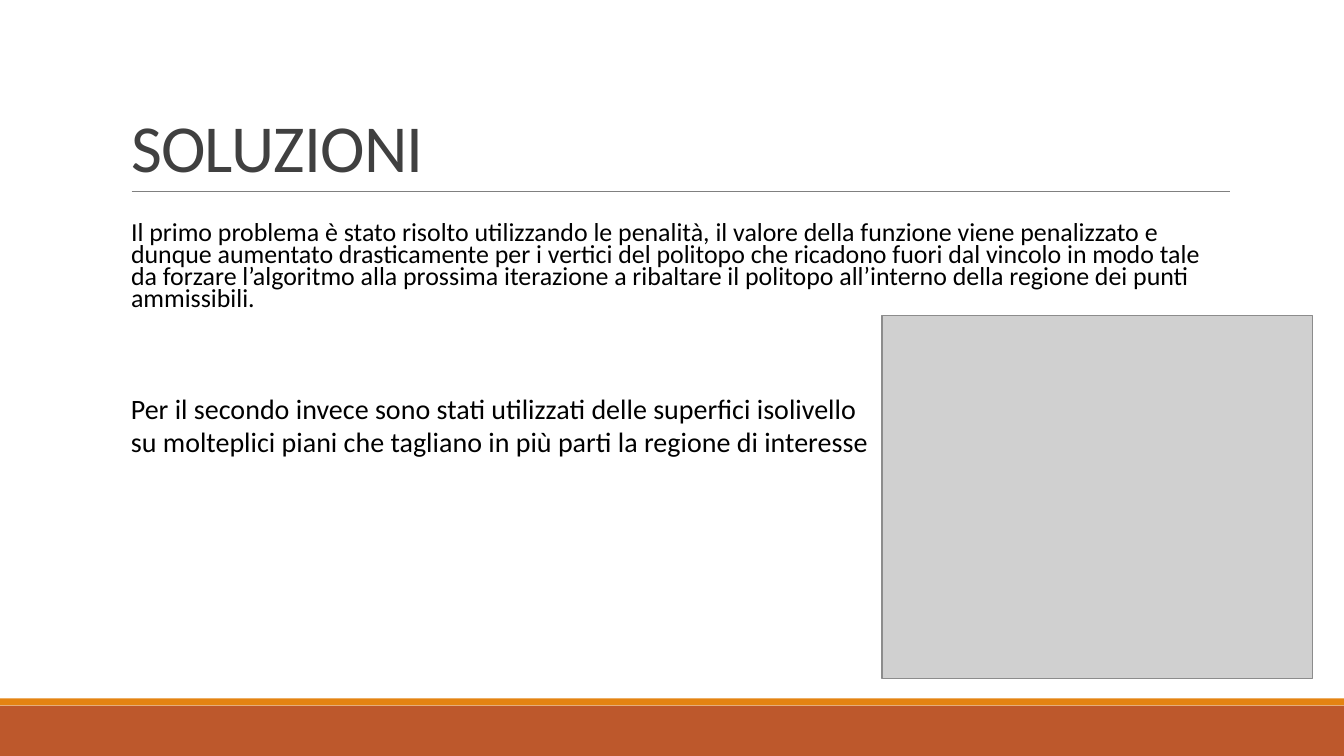
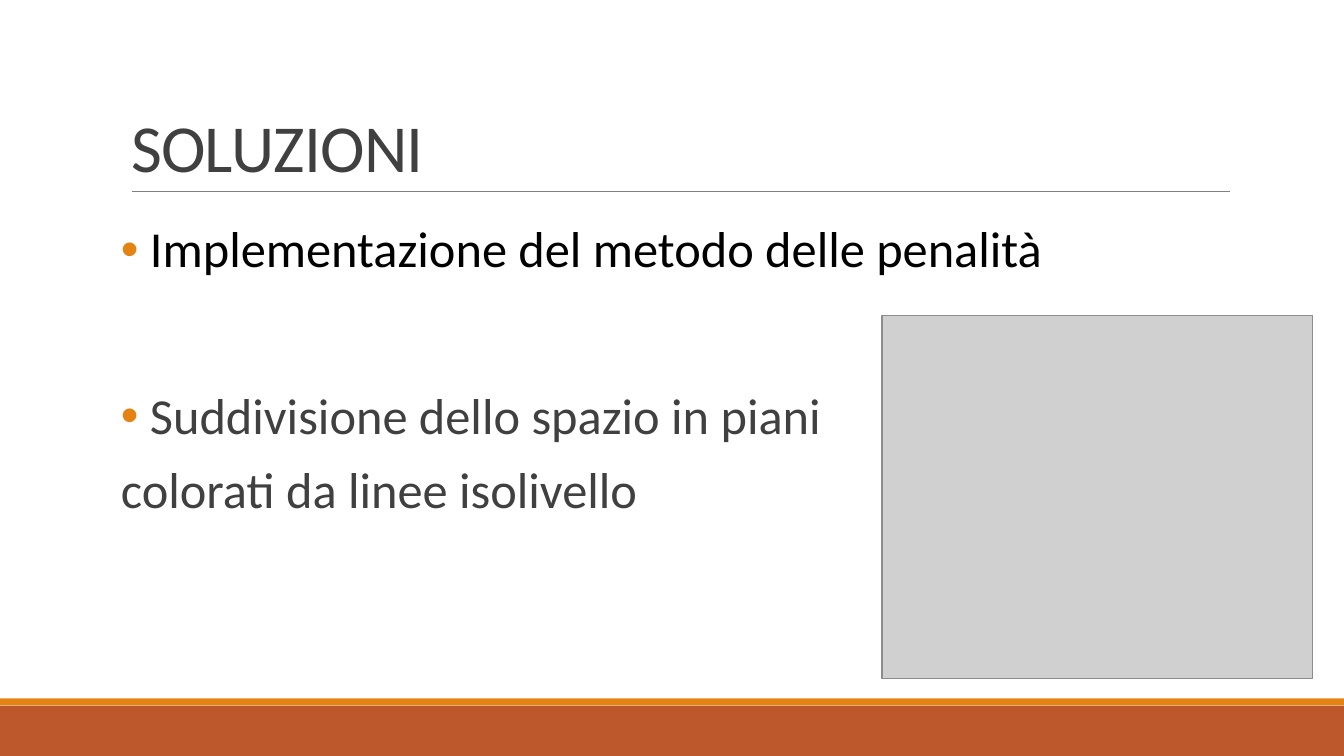
Before and after one commit to baldimario/Simplex, a slide deck: slide 14 of IDENTICAZIONE SISTEMA DI CARICHE PUNTIFORMI DA MISURE DI.pptx (slide 12 before the commit). Drawn at 1344x756 pixels with LibreOffice and Linux fonts; fonts in the diff are those of the drawing; grey boxes stand for pictures. Boxes give left, top, right and bottom in pixels: in the first picture for what was removed or moved away, otherwise in the second. Text is boxed around its words. In the diff, an @@ line names an element or a change of style, - is before the commit and + after.

```diff
--- a/IDENTICAZIONE SISTEMA DI CARICHE PUNTIFORMI DA MISURE DI.pptx
+++ b/IDENTICAZIONE SISTEMA DI CARICHE PUNTIFORMI DA MISURE DI.pptx
@@ text at (150,232,1042,275): text changed; size 18.5 to 36 pt @@
-  Il primo problema è stato risolto utilizzando le penalità, il valore della funzione viene penalizzato e dunque aumentato drasticamente per i vertici del politopo che ricadono fuori dal vincolo in modo tale da forzare l’algoritmo alla prossima iterazione a ribaltare il politopo all’interno della regione dei punti ammissibili.
+• Implementazione del metodo delle penalità
@@ text added at (121,399,821,509), 36 pt, text #404040 @@
+• Suddivisione dello spazio in piani
+colorati da linee isolivello
@@ text removed at (131,399,867,457) @@
-Per il secondo invece sono stati utilizzati delle superfici isolivello
-su molteplici piani che tagliano in più parti la regione di interesse
```
Also in this commit, not shown: 3 other slides changed, 4 slides added, 3 slides removed.
